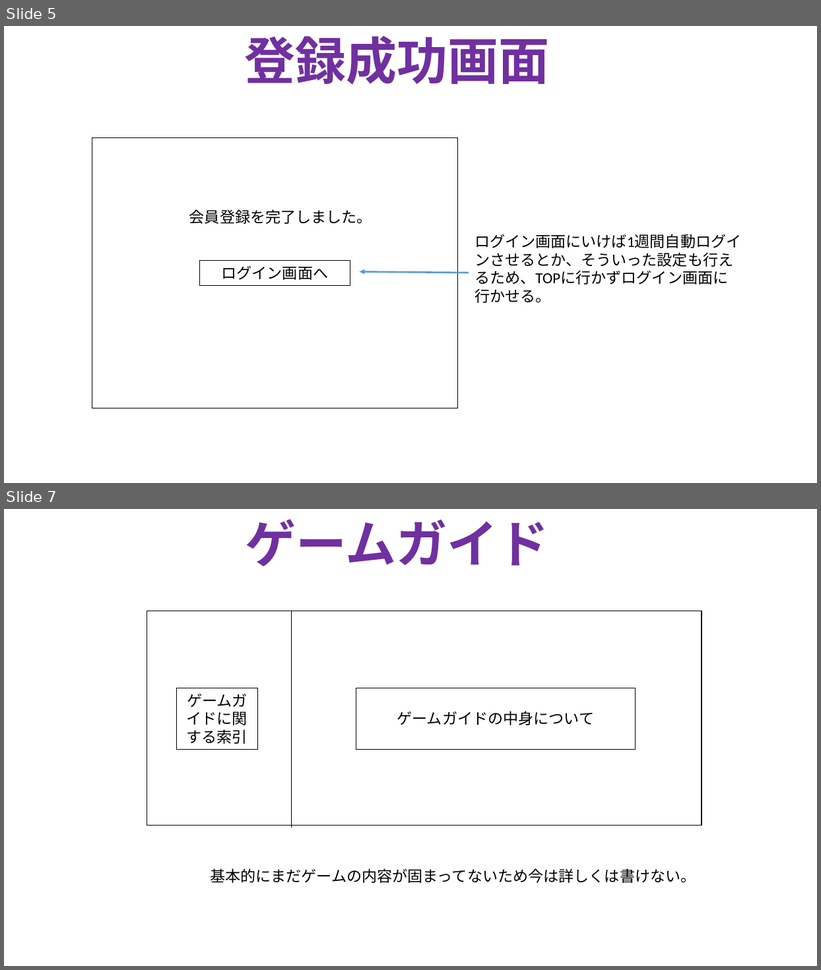
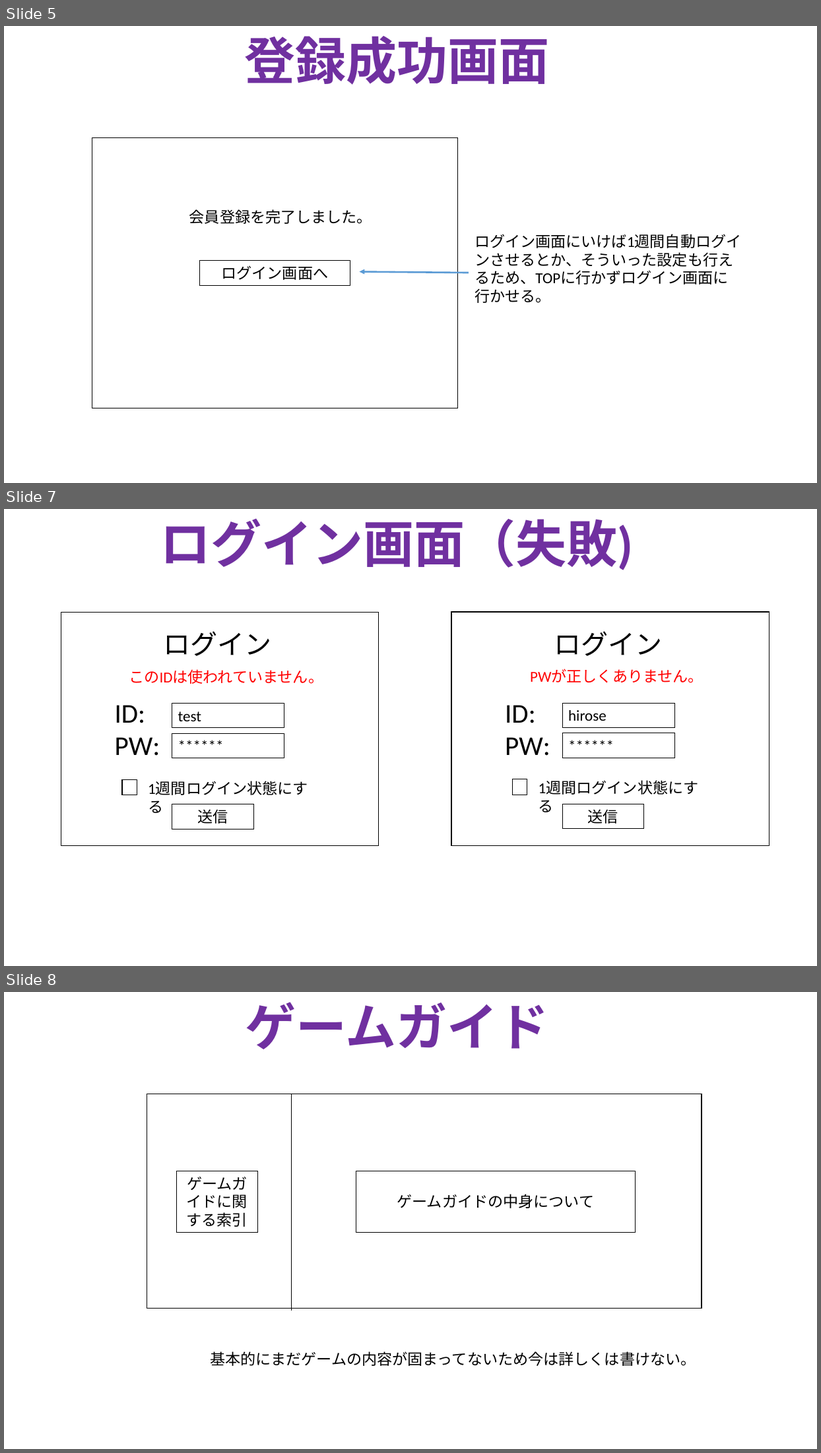
Before and after one commit to TakanoriOnuma/WebApplication, a slide deck: design/HTMLページ設計.pptx. Shown one above the other, each under a label of ours: slides 5 and 7 before the commit, slides 5, 7 and 8 after it; the slides between them are not shown. The pictures are 821x970 and 821x1453 pixels, drawn with LibreOffice and Linux fonts; fonts in the diff are those of the drawing. Boxes give left, top, right and bottom in pixels: in the first picture for what was removed or moved away, otherwise in the second. Text is boxed around its words. In the diff, an @@ line names an element or a change of style, - is before the commit and + after.

Commit message:
ログイン認証エラーの場合分け
ログイン認証エラーを2種類に分けた。

```diff
--- a/design/HTMLページ設計.pptx
+++ b/design/HTMLページ設計.pptx
@@ slide 7 added at bbox=[4, 509, 817, 966], background #FFFFFF @@
@@ text added at bbox=[160, 518, 634, 570], 60 pt, text #7030A0, bold @@
+ログイン画面（失敗)
@@ rectangle added at bbox=[61, 612, 378, 846], outline #000000 1 pt @@
@@ rectangle added at bbox=[451, 612, 770, 846], outline #000000 1 pt @@
@@ text added at bbox=[164, 631, 272, 656], 32 pt, text #000000 @@
+ログイン
@@ text added at bbox=[554, 631, 662, 656], 32 pt, text #000000 @@
+ログイン
@@ text added at bbox=[129, 669, 323, 684], 18 pt, text #FF0000 @@
+このIDは使われていません。
@@ text added at bbox=[530, 669, 704, 683], 18 pt, text #FF0000 @@
+PWが正しくありません。
@@ text added at bbox=[115, 705, 160, 756], 32 pt, text #000000 @@
+ID:
+PW:
@@ rectangle added at bbox=[172, 704, 284, 728], outline #000000 0.75 pt, 18 pt, text #000000 @@
+test
@@ text added at bbox=[505, 705, 550, 756], 32 pt, text #000000 @@
+ID:
+PW:
@@ rectangle added at bbox=[563, 703, 675, 727], outline #000000 0.75 pt, 18 pt, text #000000 @@
+hirose
@@ rectangle added at bbox=[172, 733, 284, 758], outline #000000 0.75 pt, 18 pt, text #000000 @@
+******
@@ rectangle added at bbox=[563, 733, 675, 758], outline #000000 0.75 pt, 18 pt, text #000000 @@
+******
@@ rectangle added at bbox=[122, 780, 137, 795], outline #000000 1 pt @@
@@ text added at bbox=[142, 776, 319, 801], 18 pt, text #000000 @@
+1週間ログイン状態にする
@@ rectangle added at bbox=[513, 780, 527, 795], outline #000000 1 pt @@
@@ text added at bbox=[532, 776, 709, 801], 18 pt, text #000000 @@
+1週間ログイン状態にする
@@ rectangle added at bbox=[172, 805, 253, 829], outline #000000 0.75 pt, 18 pt, text #000000 @@
+送信
@@ rectangle added at bbox=[563, 804, 644, 828], outline #000000 0.75 pt, 18 pt, text #000000 @@
+送信
@@ what was slide 7 is now slide 8 @@
```
Also in this commit, not shown: 1 slide changed.
